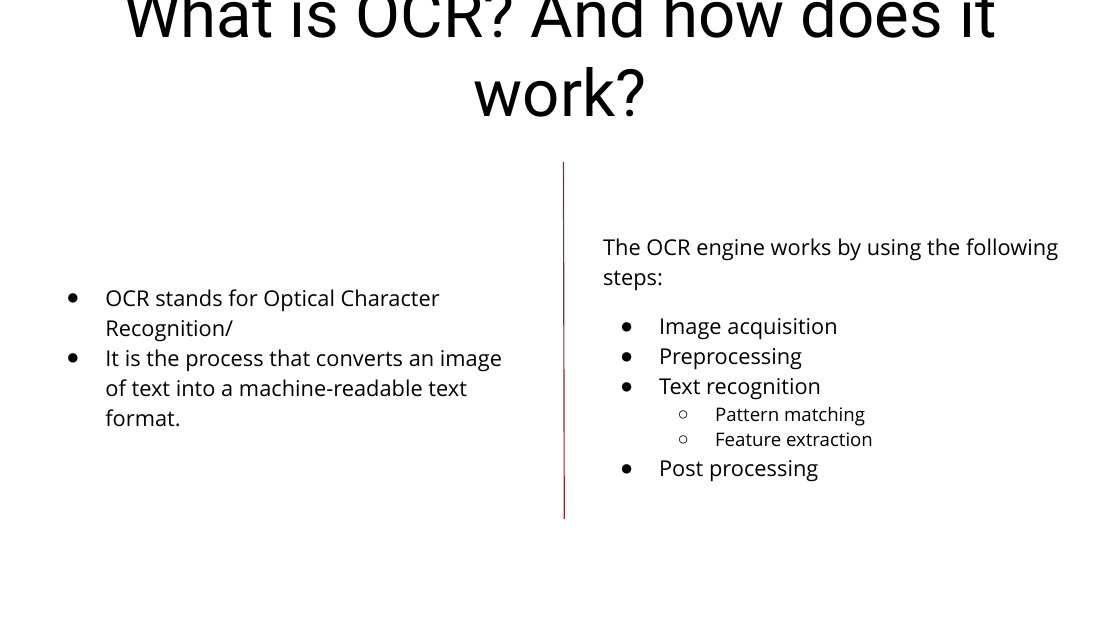
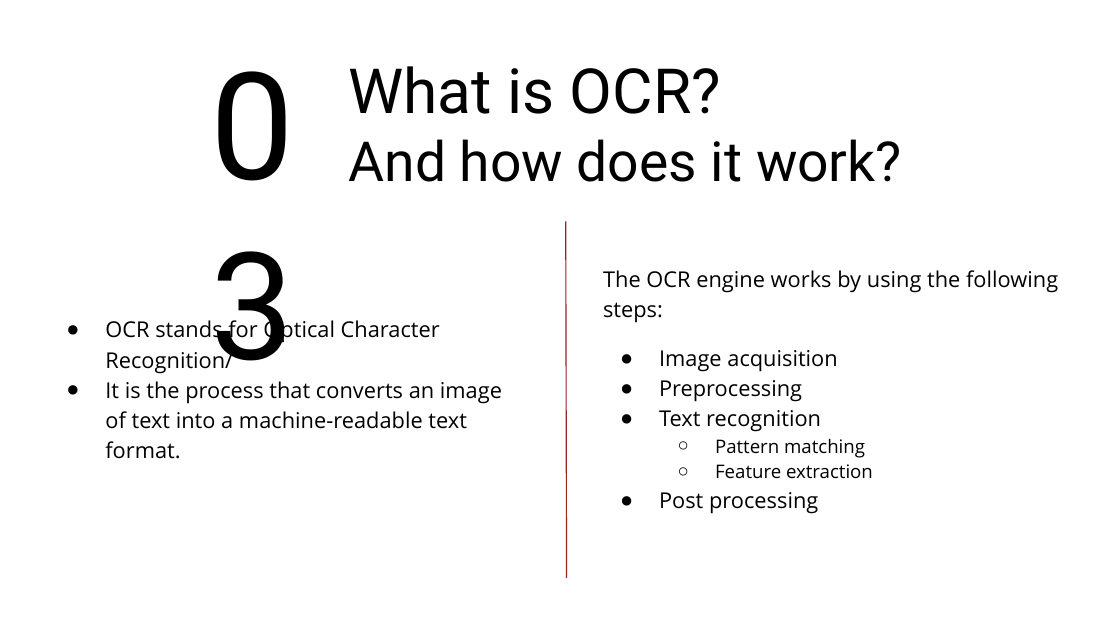
Before and after one commit to MathurUtkarsh/Prescription-Label-Reading, a slide deck: slide 7 of Presentations/Evaluation P2.pptx. Drawn at 1120x630 pixels with LibreOffice and Linux fonts; fonts in the diff are those of the drawing. Boxes give left, top, right and bottom in pixels: in the first picture for what was removed or moved away, otherwise in the second. Text is boxed around its words. In the diff, an @@ line names an element or a change of style, - is before the commit and + after.

```diff
--- a/Presentations/Evaluation P2.pptx
+++ b/Presentations/Evaluation P2.pptx
@@ text added at (x1=199, y1=19, x2=345, y2=223), 96 pt, text #000000 @@
+03
@@ title at (x1=349, y1=66, x2=902, y2=182): text changed; size 42 to 35.5 pt @@
-What is OCR? And how does it work?
+What is OCR?
+And how does it work?
@@ text "OCR stands for Optical Character ..." moved from (x1=105, y1=289, x2=502, y2=427) to (x1=105, y1=318, x2=502, y2=459) @@
@@ line moved from (563, 162) - (564, 519) to (566, 222) - (567, 578) @@
@@ text "The OCR engine works by ..." moved from (x1=603, y1=238, x2=1058, y2=482) to (x1=603, y1=270, x2=1058, y2=514) @@
```
Also in this commit, not shown: 5 other slides changed, 7 slides added, 5 slides removed.
